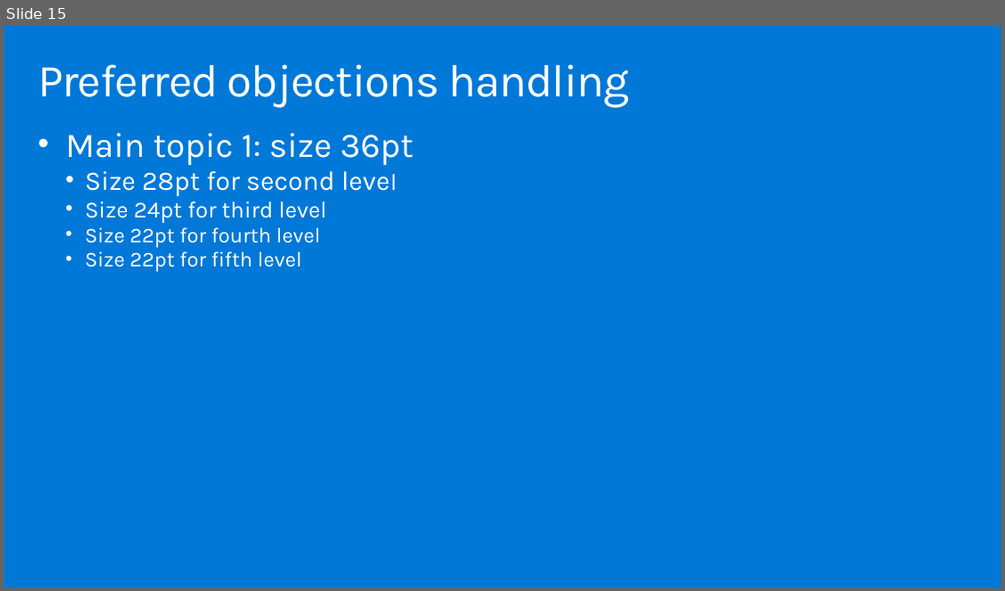
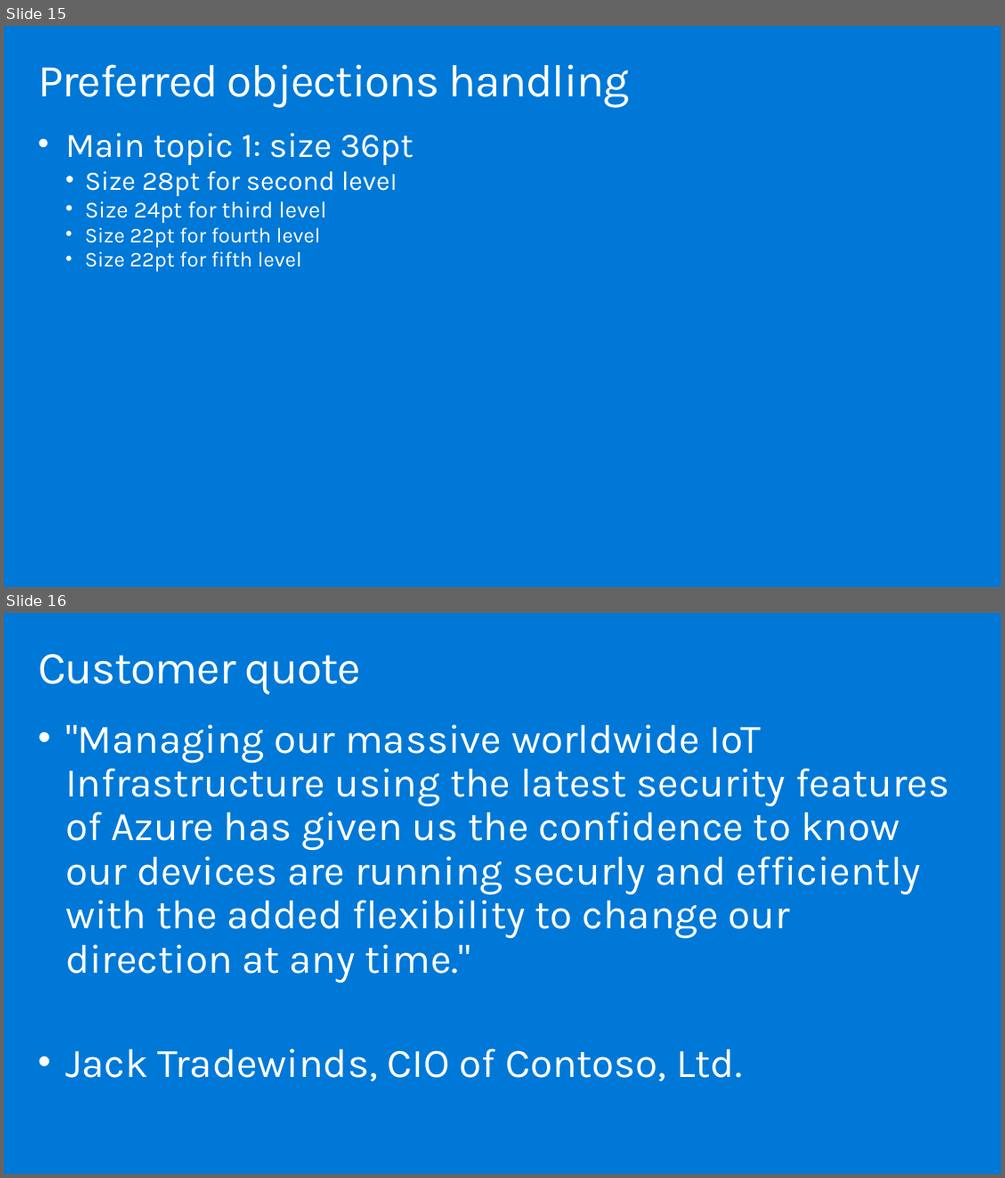
Before and after one commit to solliancenet/MCW-Securing-the-IoT-end-to-end, a slide deck: Whiteboard design session/WDS trainer presentation - Securing the IoT end to end.pptx. Shown one above the other, each under a label of ours: slide 15 before the commit, slides 15 and 16 after it. The pictures are 1005x591 and 1005x1178 pixels, drawn with LibreOffice and Linux fonts; fonts in the diff are those of the drawing. Boxes give left, top, right and bottom in pixels: in the first picture for what was removed or moved away, otherwise in the second. Text is boxed around its words. In the diff, an @@ line names an element or a change of style, - is before the commit and + after.

```diff
--- a/Whiteboard design session/WDS trainer presentation - Securing the IoT end to end.pptx
+++ b/Whiteboard design session/WDS trainer presentation - Securing the IoT end to end.pptx
@@ slide 16 added at bbox=[4, 613, 1001, 1174], background #0078D7 @@
@@ title added at bbox=[38, 654, 362, 694], 44.1 pt, text #FFFFFF @@
+Customer quote
@@ text added at bbox=[65, 724, 949, 1081], 39.2 pt, text #FFFFFF @@
+• "Managing our massive worldwide IoT Infrastructure using the latest security features of Azure has given us the confidence to know our devices are running securly and efficiently with the added flexibility to change our direction at any time."
+• Jack Tradewinds, CIO of Contoso, Ltd.
```
Also in this commit, not shown: 2 other slides added, 12 slides removed, 1 other file.
